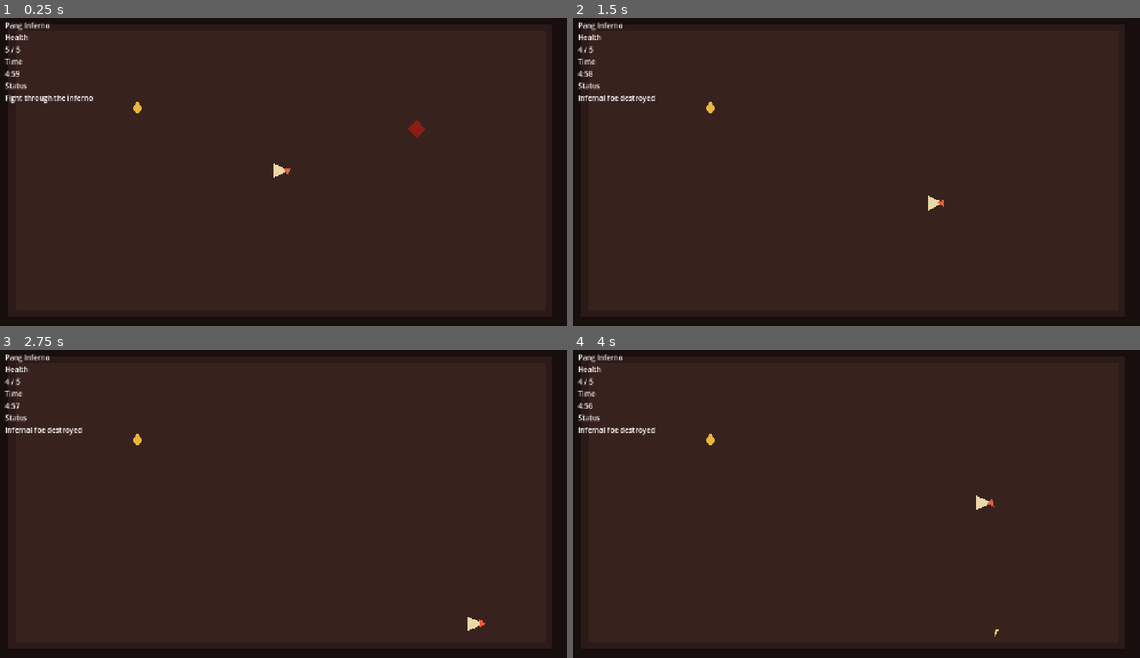
Above: before the commit, frames 1-4 (two rows, left to right).
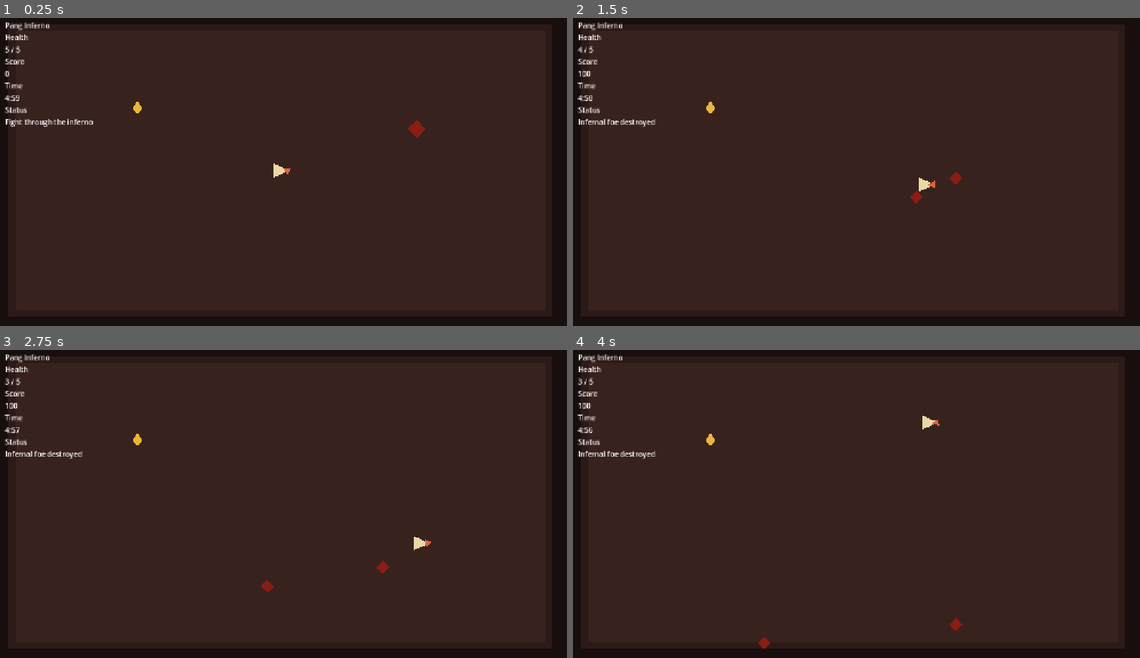
Above: after the commit, the same moments.

Repository: fj-vega/pang-inferno
Game: Godot game, scene res://scenes/main/Main.tscn
The game is run twice, just before and just after one commit, with the same random seed, the same clock (stepped at 60 frames per second) and the same inputs.
Inputs (mouse positions are in pixels of both pictures, inside the frame that each line leads up to):
- Up to frame 1 (0.25 s): no input
- Up to frame 2 (1.5 s): tap Enter at 0.5, 1.35 s; move the mouse to (981, 153) at 0.52 s; hold D (move_right) 0.53-1.28 s; hold Space (fire) 0.53-1.28 s; move the mouse to (737, 187) at 1.27 s; hold S (move_down) from 1.28 s (still down)
- Up to frame 3 (2.75 s): move the mouse to (340, 433) at 2.02 s; release S (move_down) at 2.03 s; hold D (move_right) from 2.03 s (still down); tap P at 2.1 s
- Up to frame 4 (4 s): move the mouse to (822, 565) at 2.77 s; release D (move_right) at 2.78 s; hold W (move_up) 2.78-3.53 s; tap Space (fire) at 2.85 s; move the mouse to (1026, 550) at 3.52 s; hold A (move_left) from 3.53 s (still down); tap Enter at 3.6 s

The runs differ from the first frame. In frame 1, 0.6% of the frame differs, in the area x 0-17%, y 13-36%; in frame 2, 0.8%; in frame 3, 0.8%, in the area x 0-86%, y 9-92%; in frame 4, 0.8%.

Commit message:
Add enemy splitting and score tracking

Diff:
--- a/scenes/main/Main.tscn
+++ b/scenes/main/Main.tscn
@@ -30,10 +30,12 @@
 
 [node name="Projectiles" type="Node2D" parent="."]
 
+[node name="Enemies" type="Node2D" parent="."]
+
 [node name="Player" parent="." instance=ExtResource("2")]
 position = Vector2(640, 360)
 
-[node name="EnemyBase" parent="." instance=ExtResource("3")]
+[node name="EnemyBase" parent="Enemies" instance=ExtResource("3")]
 position = Vector2(980, 240)
 
 [node name="PowerUpPickup" parent="." instance=ExtResource("4")]
--- a/scenes/ui/HUD.tscn
+++ b/scenes/ui/HUD.tscn
@@ -22,6 +22,12 @@
 [node name="HealthValue" type="Label" parent="MarginContainer/VBoxContainer"]
 text = "5 / 5"
 
+[node name="ScoreLabel" type="Label" parent="MarginContainer/VBoxContainer"]
+text = "Score"
+
+[node name="ScoreValue" type="Label" parent="MarginContainer/VBoxContainer"]
+text = "0"
+
 [node name="TimerLabel" type="Label" parent="MarginContainer/VBoxContainer"]
 text = "Time"
 
--- a/scripts/enemies/enemy_base.gd
+++ b/scripts/enemies/enemy_base.gd
@@ -1,11 +1,13 @@
 extends CharacterBody2D
 
-signal defeated(position: Vector2)
+signal defeated(position: Vector2, score_value: int, split_count: int, child_rank: int, child_scale: float)
 
 @export var move_speed := 180.0
 @export var arena_size := Vector2(1280.0, 720.0)
 @export var arena_margin := 36.0
 @export var max_health := 3
+@export var rank := 2
+@export var score_value := 100
 
 var current_health := 0
 
@@ -32,5 +34,23 @@
 	if current_health > 0:
 		return
 
-	defeated.emit(global_position)
+	var split_count := 0
+	var child_rank := 0
+	var child_scale := 1.0
+	if rank > 1:
+		split_count = 2
+		child_rank = rank - 1
+		child_scale = 0.72
+
+	defeated.emit(global_position, score_value, split_count, child_rank, child_scale)
 	queue_free()
+
+
+func configure_variant(new_rank: int, new_scale: float, starting_direction: Vector2) -> void:
+	rank = new_rank
+	scale = Vector2.ONE * new_scale
+	move_speed = 150.0 + (20.0 * float(new_rank))
+	max_health = max(1, new_rank)
+	score_value = 50 * new_rank
+	current_health = max_health
+	velocity = starting_direction.normalized() * move_speed
--- a/scripts/systems/game_flow.gd
+++ b/scripts/systems/game_flow.gd
@@ -3,15 +3,17 @@
 const ROUND_DURATION := 300.0
 
 var projectile_scene := preload("res://scenes/projectiles/Projectile.tscn")
+var enemy_scene := preload("res://scenes/enemies/EnemyBase.tscn")
 
 @onready var player: CharacterBody2D = $Player
 @onready var player_health: Node = $Player/PlayerHealth
-@onready var enemy: CharacterBody2D = $EnemyBase
+@onready var enemy_container: Node2D = $Enemies
 @onready var projectile_container: Node = $Projectiles
 @onready var hud: CanvasLayer = $HUD
 
 var elapsed_time := 0.0
 var run_over := false
+var score := 0
 
 func _ready() -> void:
 	var input_changed := _ensure_input_actions()
@@ -29,6 +31,8 @@
 	var remaining_time: float = max(ROUND_DURATION - elapsed_time, 0.0)
 	if hud.has_method("set_round_time"):
 		hud.call("set_round_time", remaining_time)
+	if remaining_time <= 0.0:
+		_on_round_survived()
 
 
 func _connect_gameplay_signals() -> void:
@@ -38,8 +42,8 @@
 		player_health.health_changed.connect(_on_player_health_changed)
 	if player_health.has_signal("died"):
 		player_health.died.connect(_on_player_died)
-	if enemy != null and enemy.has_signal("defeated"):
-		enemy.defeated.connect(_on_enemy_defeated)
+	for child in enemy_container.get_children():
+		_connect_enemy(child)
 
 
 func _configure_hud() -> void:
@@ -49,6 +53,8 @@
 		hud.call("set_status", "Fight through the inferno")
 	if hud.has_method("set_health"):
 		hud.call("set_health", player_health.call("get_current_health"), player_health.call("get_max_health"))
+	if hud.has_method("set_score"):
+		hud.call("set_score", score)
 
 
 func _spawn_projectile(origin: Vector2, direction: Vector2) -> void:
@@ -72,9 +78,40 @@
 		hud.call("set_status", "The hunter has fallen")
 
 
-func _on_enemy_defeated(_position: Vector2) -> void:
+func _on_enemy_defeated(position: Vector2, score_value: int, split_count: int, child_rank: int, child_scale: float) -> void:
+	score += score_value
+	if hud.has_method("set_score"):
+		hud.call("set_score", score)
 	if hud.has_method("set_status"):
 		hud.call("set_status", "Infernal foe destroyed")
+	if split_count > 0 and child_rank > 0:
+		_spawn_split_children(position, split_count, child_rank, child_scale)
+
+
+func _spawn_split_children(position: Vector2, split_count: int, child_rank: int, child_scale: float) -> void:
+	var directions := [
+		Vector2(0.8, -0.6),
+		Vector2(-0.8, 0.6),
+		Vector2(-0.7, -0.7),
+		Vector2(0.7, 0.7)
+	]
+	for index in split_count:
+		var enemy := enemy_scene.instantiate()
+		enemy.global_position = position + (directions[index] * 14.0)
+		enemy.call("configure_variant", child_rank, child_scale, directions[index])
+		enemy_container.add_child(enemy)
+		_connect_enemy(enemy)
+
+
+func _connect_enemy(enemy: Node) -> void:
+	if enemy.has_signal("defeated") and not enemy.defeated.is_connected(_on_enemy_defeated):
+		enemy.defeated.connect(_on_enemy_defeated)
+
+
+func _on_round_survived() -> void:
+	run_over = true
+	if hud.has_method("set_status"):
+		hud.call("set_status", "You survived the round")
 
 
 func _ensure_input_actions() -> bool:
--- a/scripts/ui/hud.gd
+++ b/scripts/ui/hud.gd
@@ -1,11 +1,16 @@
 extends CanvasLayer
 
 @onready var health_value: Label = $MarginContainer/VBoxContainer/HealthValue
+@onready var score_value: Label = $MarginContainer/VBoxContainer/ScoreValue
 @onready var timer_value: Label = $MarginContainer/VBoxContainer/TimerValue
 @onready var status_value: Label = $MarginContainer/VBoxContainer/StatusValue
 
 func set_health(current_health: int, max_health: int) -> void:
 	health_value.text = "%d / %d" % [current_health, max_health]
+
+
+func set_score(score: int) -> void:
+	score_value.text = str(score)
 
 
 func set_round_time(remaining_time: float) -> void:
Not shown, changed: docs/IMPLEMENTATION_CHECKLIST.md
Not shown, changed: docs/MEMORY.md
Not shown, changed: docs/PLAN.md
Not shown, changed: docs/STRUCTURE.md
